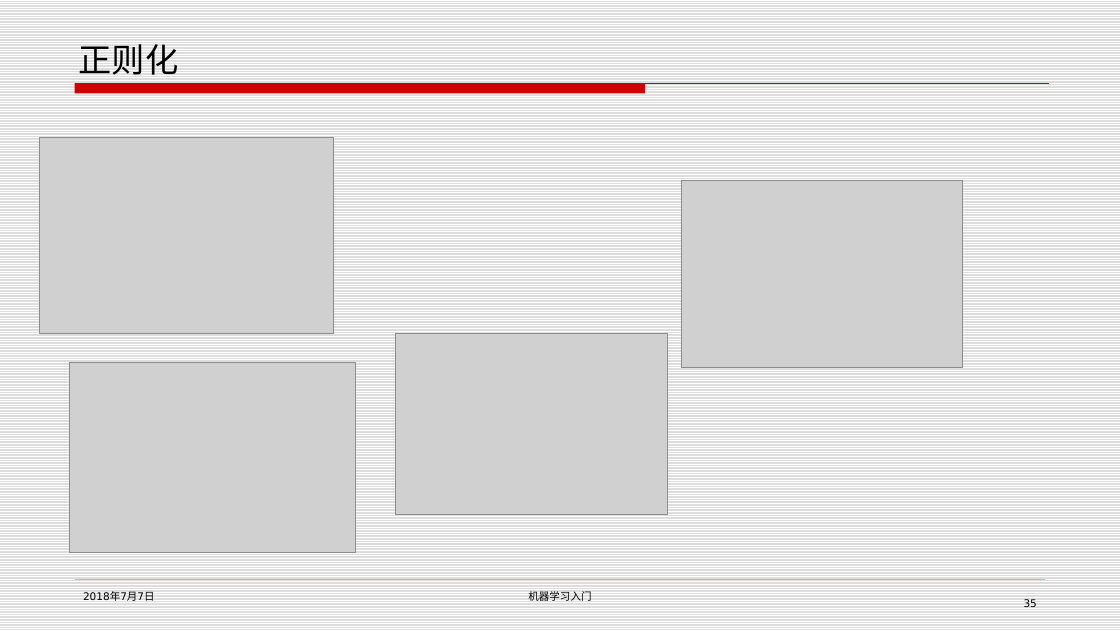
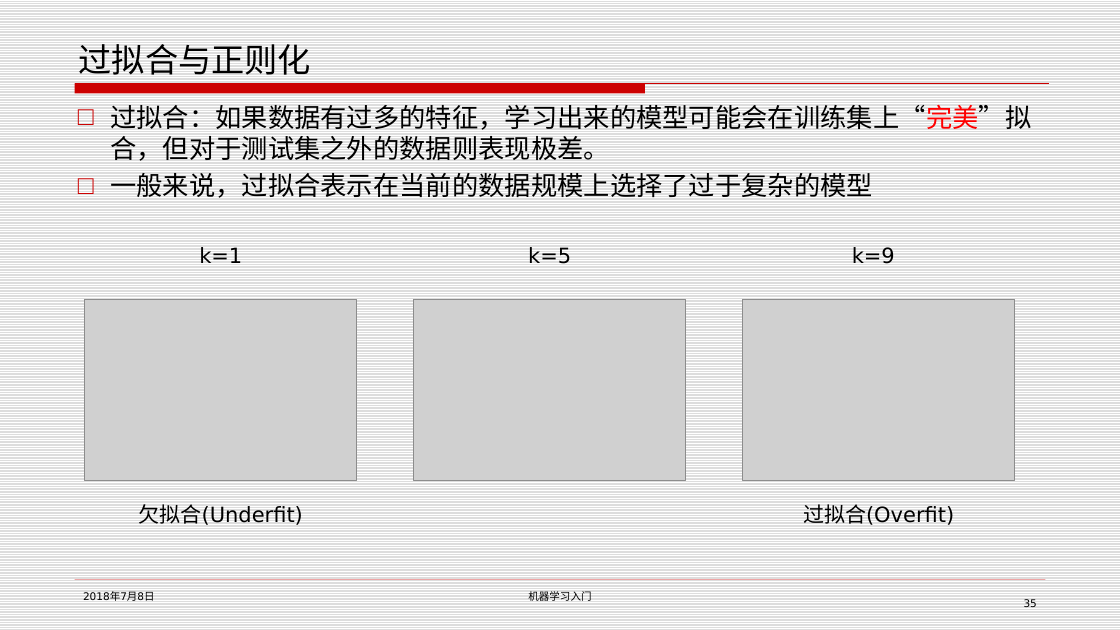
Before and after one commit to ztypl/MachineLearning, a slide deck: slide 35 of 机器学习入门.pptx. Drawn at 1120x630 pixels with LibreOffice and Linux fonts; fonts in the diff are those of the drawing; grey boxes stand for pictures; background and template pictures are left out. Boxes give left, top, right and bottom in pixels: in the first picture for what was removed or moved away, otherwise in the second. Text is boxed around its words. In the diff, an @@ line names an element or a change of style, - is before the commit and + after.

Commit message:
ppt update

```diff
--- a/机器学习入门.pptx
+++ b/机器学习入门.pptx
@@ title at [79, 44, 311, 75]: text changed @@
-正则化
+过拟合与正则化
@@ text added at [110, 105, 1031, 198], 22.5 pt, text #000000 @@
+□ 过拟合：如果数据有过多的特征，学习出来的模型可能会在训练集上“完美”拟合，但对于测试集之外的数据则表现极差。
+□ 一般来说，过拟合表示在当前的数据规模上选择了过于复杂的模型
@@ picture removed at [682, 181, 963, 367] @@
@@ text added at [199, 247, 242, 263], 18 pt, text #000000 @@
+k=1
@@ text added at [528, 247, 571, 263], 18 pt, text #000000 @@
+k=5
@@ text added at [852, 247, 895, 263], 18 pt, text #000000 @@
+k=9
@@ picture: place and size @@
-picture at [395, 334, 667, 515]
+picture at [85, 299, 357, 481]
@@ picture: place and size @@
-picture at [70, 362, 355, 553]
+picture at [414, 299, 686, 481]
@@ picture: place and size @@
-picture at [39, 137, 334, 333]
+picture at [743, 299, 1015, 481]
@@ text added at [139, 504, 303, 525], 18 pt, text #000000 @@
+欠拟合(Underfit)
@@ text added at [803, 504, 954, 525], 18 pt, text #000000 @@
+过拟合(Overfit)
@@ text at [83, 592, 155, 601]: text changed @@
-2018年7月7日
+2018年7月8日
```
Also in this commit, not shown: 34 other slides changed, 1 slide added.
